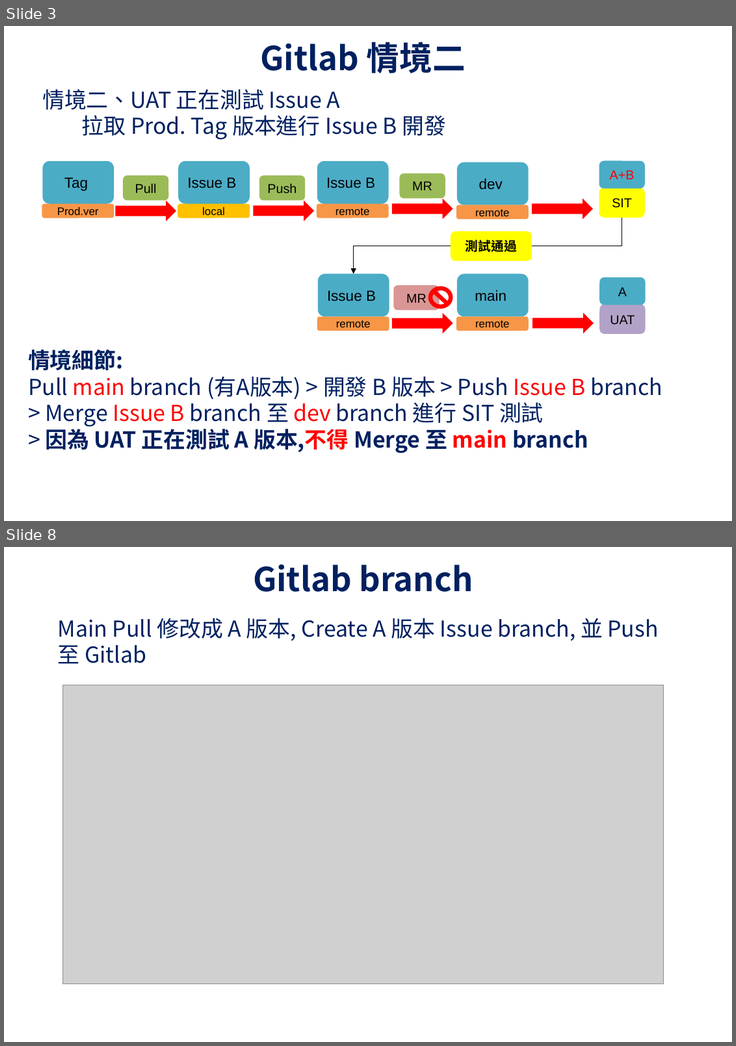
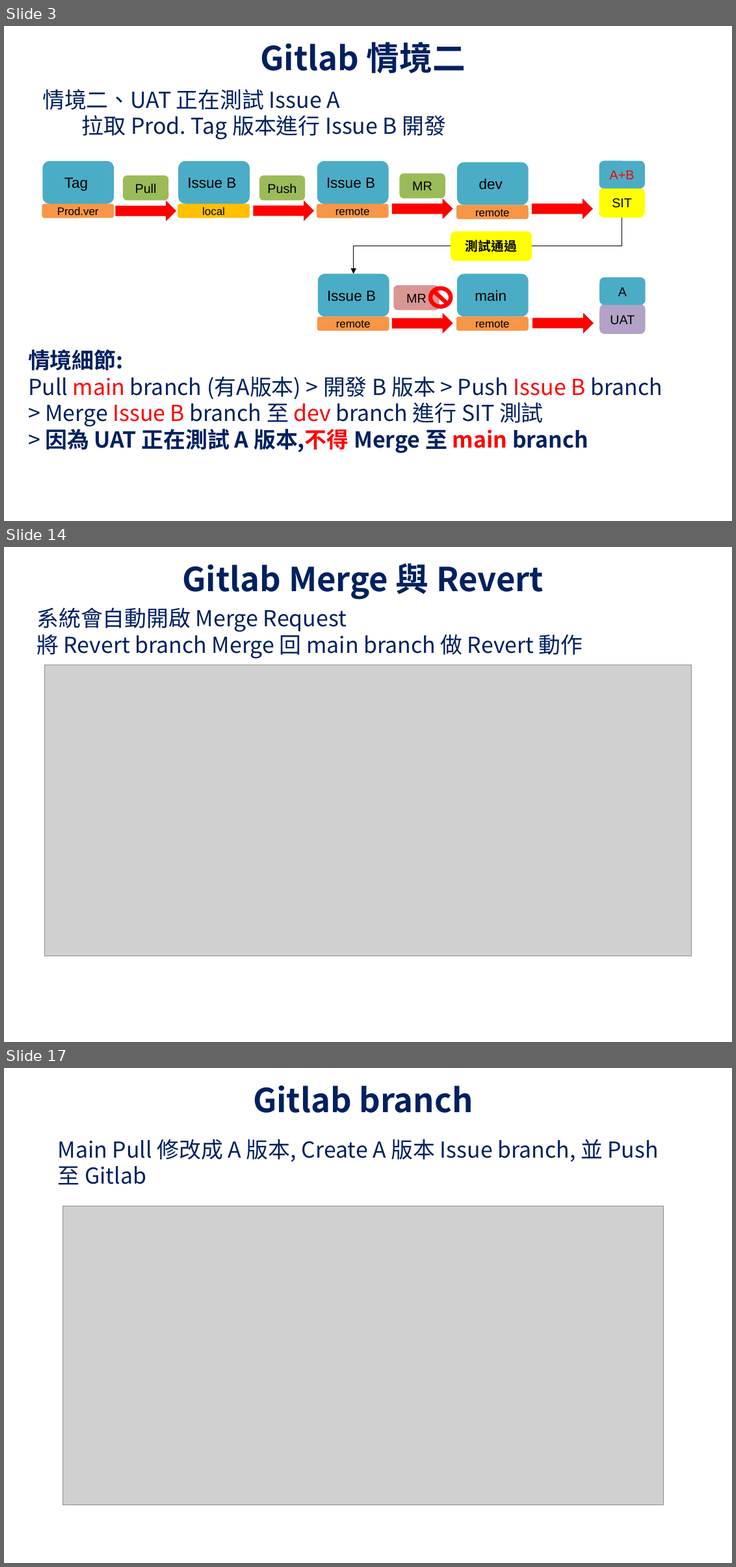
Before and after one commit to UDFWu/transfile, a slide deck: CICD Process.pptx. Shown one above the other, each under a label of ours: slides 3 and 8 before the commit, slides 3, 14 and 17 after it; the slides between them are not shown. The pictures are 736x1046 and 736x1567 pixels, drawn with LibreOffice and Linux fonts; fonts in the diff are those of the drawing; grey boxes stand for pictures; background and template pictures are left out. Boxes give left, top, right and bottom in pixels: in the first picture for what was removed or moved away, otherwise in the second. Text is boxed around its words. In the diff, an @@ line names an element or a change of style, - is before the commit and + after.

```diff
--- a/CICD Process.pptx
+++ b/CICD Process.pptx
@@ slide 14 added at (x1=4, y1=547, x2=732, y2=1042), background picture (left out) @@
@@ title added at (x1=183, y1=563, x2=544, y2=600), 36 pt, text #002060, bold @@
+Gitlab Merge 與 Revert
@@ text added at (x1=36, y1=607, x2=583, y2=659), 24 pt, text #002060 @@
+系統會自動開啟 Merge Request
+將 Revert branch Merge 回 main branch 做 Revert 動作
@@ picture added at (x1=45, y1=665, x2=692, y2=957) @@
@@ what was slide 8 is now slide 17 @@
```
Also in this commit, not shown: 5 slides changed, 8 other slides added.
